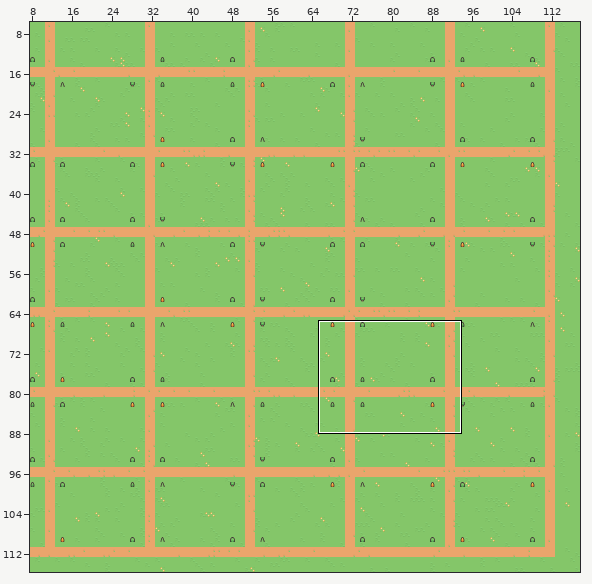
Two states of a Tiled map (JSON), apps/macos/TownWeb/assets/town.tmj. Above, an overview of the earlier version with the close-up marked.
Close-up. Before the commit:
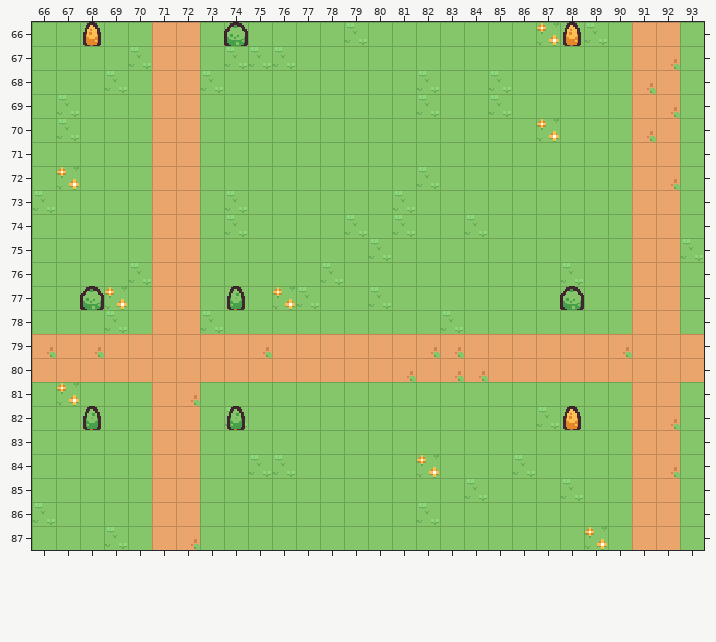
Cells are 16x16 px. Shown: x 66..93, y 66..87. The commit also changed other parts of the map, which this record leaves out. The old version is drawn lined up with the new one.
After:
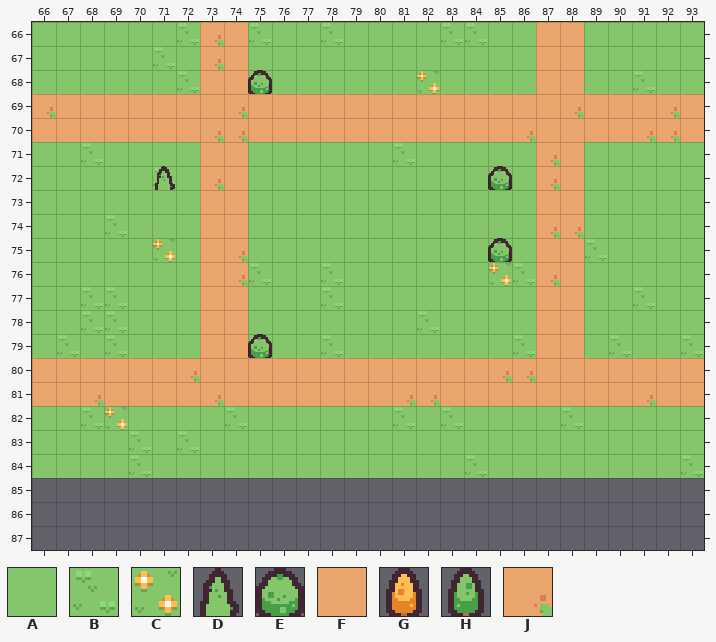
Key: from "tiny-town": A 0, B 1, C 2, D 4, E 5, F 25, G 27, H 28, J 41.
_ is an empty cell, # one hidden under a higher layer.
Tiles replaced or removed in this view: A, B, C, E, F, G, H, J.
Difference:
Changed rows in their new state; . is an unchanged cell.
map size 150x120 -> 108x85 cells (old content now starts at -32,-4; both pictures use the new coordinates)
Layer "ground":
first column x 66:
66 ......B..B..BA...BB..#.A....
67 ....AB..#AA..............A..
68 ...A..B#........C..A.....B..
69 .#.............##..##.......
70 .#..........#..#.....#......
71 ..B............B............
72 .A...B..........A...........
73 A.......#......A............
74 ...B....#....A.A..A.........
75 .....C.#......A........B...A
76 ....A....B.........CB##.....
77 ..BB......AAB.A.......#..B..
78 ..B.............BA..........
79 .B.B.A....AAB....A......BA.B
81 .#............#.............
82 ..BC...........B.B...AB.....
83 ....B.B..................A..
84 ....B....AA.....A.B.A......B
85 ____________________________
86 ____________________________
87 ____________________________
Layer "roads":
first column x 66:
66 .....__JF............FF..__.
67 .....__JF............FF..__.
68 .....__FF............FF..__.
69 JFFFF..FJFFFFFFFFFFFFFJFF..F
70 FFFFF..JJFFFFFFFFFFFJFFFF.JF
71 .....__FF............JF..__.
72 .....__JF............JF..__.
73 .....__FF............FF..__.
74 .....__FF............JJ..__.
75 .....__FJ............FF..__.
76 .....__FJ............JF..__.
77 .....__FF............FF..__.
78 .....__FF............FF..__.
79 _______..____________.._____
80 ......J........F.FFJJ.......
81 FFJFF.FJFFFFFFFJJFFFFFFFFJ.F
82 .....__..................__.
83 .....__..................__.
84 .....__..................__.
85 .....__..................__.
86 .....__..................__.
87 .....__..................__.
Layer "decor":
first column x 68:
66 _....._............._
68 .......E.............
first column x 68:
72 ...D.............E...
75 .................E...
77 _....._............._
79 .......E.............
82 _....._............._
Changed places in both close-ups, as pixel boxes (x1, y1, x2, y2):
changed: (32, 22, 704, 550)
